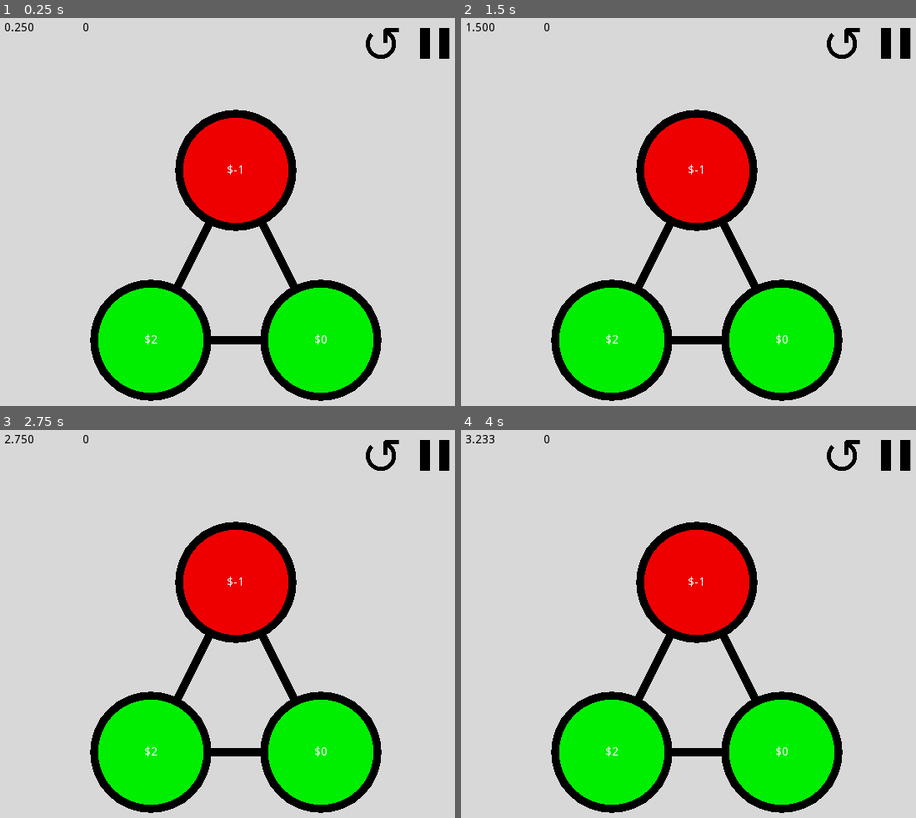
Above: before the commit, frames 1-4 (two rows, left to right).
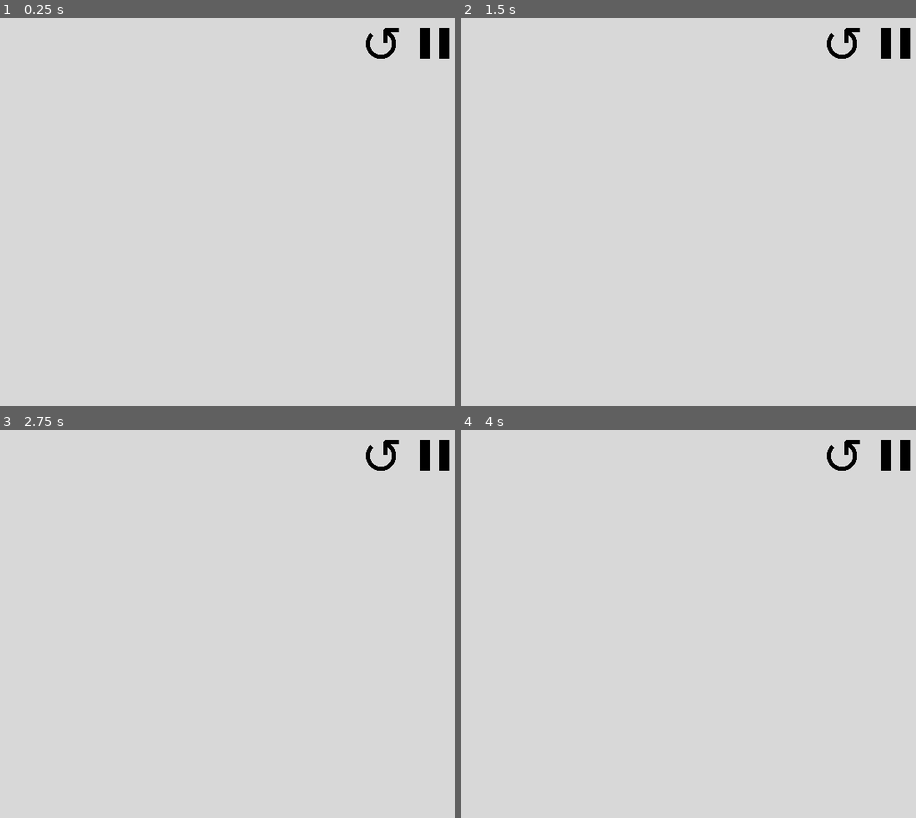
Above: after the commit, the same moments.

Repository: Inglo-Games/dollar-shuffle
Game: Godot game, scene res://scenes/game.tscn
The game is run twice, just before and just after one commit, with the same random seed, the same clock (stepped at 60 frames per second) and the same inputs. This scene is started directly instead of the project's main scene.
Inputs (mouse positions are in pixels of both pictures, inside the frame that each line leads up to):
- Up to frame 1 (0.25 s): no input
- Up to frame 2 (1.5 s): click (843, 45) at 0.5 s; click (843, 45) at 1.25 s
- Up to frame 3 (2.75 s): click (382, 457) at 2 s
- Up to frame 4 (4 s): click (897, 457) at 2.75 s; tap Enter at 3.5 s; move the mouse to (806, 643) at 3.52 s; click (806, 643) at 3.6 s

The runs differ from the first frame. In frame 1, 20% of the frame differs, in the area x 1-84%, y 1-99%; in frame 2, 20%; in frame 3, 20%; in frame 4, 20%.

Commit message:
Changing UI elements to use margin and anchor instead of set sizes

Diff:
--- a/scenes/game.tscn
+++ b/scenes/game.tscn
@@ -6,18 +6,28 @@
 [ext_resource path="res://assets/pause_btn.png" type="Texture" id=4]
 [ext_resource path="res://scripts/pause_btn.gd" type="Script" id=5]
 
-[node name="base" type="Node2D" index="0"]
+[node name="base" type="Control" index="0"]
 
+anchor_left = 0.0
+anchor_top = 0.0
+anchor_right = 1.0
+anchor_bottom = 1.0
+rect_min_size = Vector2( 300, 300 )
+rect_pivot_offset = Vector2( 0, 0 )
+rect_clip_content = false
+mouse_filter = 0
+mouse_default_cursor_shape = 0
+size_flags_horizontal = 1
+size_flags_vertical = 1
 script = ExtResource( 1 )
+_sections_unfolded = [ "Anchor", "Margin", "Rect" ]
 
 [node name="background" type="ColorRect" parent="." index="0"]
 
 anchor_left = 0.0
 anchor_top = 0.0
-anchor_right = 0.0
-anchor_bottom = 0.0
-margin_right = 600.0
-margin_bottom = 600.0
+anchor_right = 1.0
+anchor_bottom = 1.0
 rect_pivot_offset = Vector2( 0, 0 )
 rect_clip_content = false
 mouse_filter = 0
@@ -25,18 +35,19 @@
 size_flags_horizontal = 1
 size_flags_vertical = 1
 color = Color( 0.847656, 0.847656, 0.847656, 1 )
+_sections_unfolded = [ "Anchor", "Margin", "Rect" ]
 
 [node name="score" type="Label" parent="." index="1"]
 
 modulate = Color( 0, 0, 0, 1 )
 anchor_left = 0.0
 anchor_top = 0.0
-anchor_right = 0.0
-anchor_bottom = 0.0
+anchor_right = 1.0
+anchor_bottom = 1.0
 margin_left = 100.0
 margin_top = 20.0
-margin_right = 140.0
-margin_bottom = 34.0
+margin_right = -460.0
+margin_bottom = -566.0
 rect_pivot_offset = Vector2( 0, 0 )
 rect_clip_content = false
 mouse_filter = 2
@@ -47,19 +58,19 @@
 percent_visible = 1.0
 lines_skipped = 0
 max_lines_visible = -1
-_sections_unfolded = [ "Rect", "Visibility" ]
+_sections_unfolded = [ "Anchor", "Margin", "Rect", "Visibility" ]
 
 [node name="timer" type="Label" parent="." index="2"]
 
 modulate = Color( 0, 0, 0, 1 )
 anchor_left = 0.0
 anchor_top = 0.0
-anchor_right = 0.0
-anchor_bottom = 0.0
+anchor_right = 1.0
+anchor_bottom = 1.0
 margin_left = 20.0
 margin_top = 20.0
-margin_right = 60.0
-margin_bottom = 34.0
+margin_right = -540.0
+margin_bottom = -566.0
 rect_pivot_offset = Vector2( 0, 0 )
 rect_clip_content = false
 mouse_filter = 2
@@ -70,18 +81,18 @@
 percent_visible = 1.0
 lines_skipped = 0
 max_lines_visible = -1
-_sections_unfolded = [ "Visibility", "custom_colors", "custom_constants", "custom_fonts", "custom_styles" ]
+_sections_unfolded = [ "Anchor", "Margin", "Visibility", "custom_colors", "custom_constants", "custom_fonts", "custom_styles" ]
 
 [node name="undo_btn" type="TextureButton" parent="." index="3"]
 
 anchor_left = 0.0
 anchor_top = 0.0
-anchor_right = 0.0
-anchor_bottom = 0.0
+anchor_right = 1.0
+anchor_bottom = 1.0
 margin_left = 450.0
 margin_top = 20.0
-margin_right = 962.0
-margin_bottom = 532.0
+margin_right = 362.0
+margin_bottom = -68.0
 rect_scale = Vector2( 0.1, 0.1 )
 rect_pivot_offset = Vector2( 0, 0 )
 rect_clip_content = false
@@ -96,19 +107,19 @@
 group = null
 texture_normal = ExtResource( 2 )
 script = ExtResource( 3 )
-_sections_unfolded = [ "Pause", "Rect", "Textures", "Transform", "Visibility", "Z Index" ]
+_sections_unfolded = [ "Anchor", "Margin", "Pause", "Rect", "Textures", "Transform", "Visibility", "Z Index" ]
 
 [node name="pause_btn" type="TextureButton" parent="." index="4"]
 
 pause_mode = 2
 anchor_left = 0.0
 anchor_top = 0.0
-anchor_right = 0.0
-anchor_bottom = 0.0
+anchor_right = 1.0
+anchor_bottom = 1.0
 margin_left = 518.0
 margin_top = 25.0
-margin_right = 1030.0
-margin_bottom = 537.0
+margin_right = 430.0
+margin_bottom = -63.0
 rect_scale = Vector2( 0.08, 0.08 )
 rect_pivot_offset = Vector2( 0, 0 )
 rect_clip_content = false
@@ -123,4 +134,4 @@
 group = null
 texture_normal = ExtResource( 4 )
 script = ExtResource( 5 )
-_sections_unfolded = [ "Pause", "Rect", "Textures", "Transform" ]
+_sections_unfolded = [ "Anchor", "Margin", "Pause", "Rect", "Textures", "Transform" ]
--- a/scenes/lvl_menu.tscn
+++ b/scenes/lvl_menu.tscn
@@ -3,14 +3,13 @@
 [ext_resource path="res://scripts/level_menu.gd" type="Script" id=1]
 [ext_resource path="res://assets/back_btn.png" type="Texture" id=2]
 
-[node name="base" type="Control"]
+[node name="base" type="Control" index="0"]
 
 anchor_left = 0.0
 anchor_top = 0.0
-anchor_right = 0.0
-anchor_bottom = 0.0
-margin_right = 40.0
-margin_bottom = 40.0
+anchor_right = 1.0
+anchor_bottom = 1.0
+rect_min_size = Vector2( 300, 300 )
 rect_pivot_offset = Vector2( 0, 0 )
 rect_clip_content = false
 mouse_filter = 0
@@ -18,15 +17,14 @@
 size_flags_horizontal = 1
 size_flags_vertical = 1
 script = ExtResource( 1 )
+_sections_unfolded = [ "Anchor", "Margin", "Rect" ]
 
 [node name="background" type="ColorRect" parent="." index="0"]
 
 anchor_left = 0.0
 anchor_top = 0.0
-anchor_right = 0.0
-anchor_bottom = 0.0
-margin_right = 600.0
-margin_bottom = 600.0
+anchor_right = 1.0
+anchor_bottom = 1.0
 rect_pivot_offset = Vector2( 0, 0 )
 rect_clip_content = false
 mouse_filter = 0
@@ -34,18 +32,18 @@
 size_flags_horizontal = 1
 size_flags_vertical = 1
 color = Color( 0.847059, 0.847059, 0.847059, 1 )
-_sections_unfolded = [ "Rect" ]
+_sections_unfolded = [ "Anchor", "Margin", "Rect" ]
 
 [node name="back_btn" type="TextureButton" parent="." index="1"]
 
 anchor_left = 0.0
 anchor_top = 0.0
-anchor_right = 0.0
-anchor_bottom = 0.0
+anchor_right = 1.0
+anchor_bottom = 1.0
 margin_left = 24.0
 margin_top = 24.0
-margin_right = 536.0
-margin_bottom = 536.0
+margin_right = -64.0
+margin_bottom = -64.0
 rect_scale = Vector2( 0.12, 0.12 )
 rect_pivot_offset = Vector2( 0, 0 )
 rect_clip_content = false
@@ -59,18 +57,18 @@
 shortcut = null
 group = null
 texture_normal = ExtResource( 2 )
-_sections_unfolded = [ "Rect", "Textures" ]
+_sections_unfolded = [ "Anchor", "Grow Direction", "Margin", "Rect", "Textures" ]
 
 [node name="lvl_list" type="ItemList" parent="." index="2"]
 
 anchor_left = 0.0
 anchor_top = 0.0
-anchor_right = 0.0
-anchor_bottom = 0.0
+anchor_right = 1.0
+anchor_bottom = 1.0
 margin_left = 150.0
 margin_top = 45.0
-margin_right = 450.0
-margin_bottom = 555.0
+margin_right = -150.0
+margin_bottom = -45.0
 rect_pivot_offset = Vector2( 0, 0 )
 rect_clip_content = true
 focus_mode = 2
--- a/scenes/main_menu.tscn
+++ b/scenes/main_menu.tscn
@@ -2,18 +2,28 @@
 
 [ext_resource path="res://scripts/main_menu.gd" type="Script" id=1]
 
-[node name="base" type="Node2D" index="0"]
-
-script = ExtResource( 1 )
-
-[node name="ColorRect" type="ColorRect" parent="." index="0"]
+[node name="base" type="Control" index="0"]
 
 anchor_left = 0.0
 anchor_top = 0.0
-anchor_right = 0.0
-anchor_bottom = 0.0
-margin_right = 600.0
-margin_bottom = 600.0
+anchor_right = 1.0
+anchor_bottom = 1.0
+rect_min_size = Vector2( 300, 300 )
+rect_pivot_offset = Vector2( 0, 0 )
+rect_clip_content = false
+mouse_filter = 0
+mouse_default_cursor_shape = 0
+size_flags_horizontal = 1
+size_flags_vertical = 1
+script = ExtResource( 1 )
+_sections_unfolded = [ "Anchor", "Grow Direction", "Margin", "Rect" ]
+
+[node name="background" type="ColorRect" parent="." index="0"]
+
+anchor_left = 0.0
+anchor_top = 0.0
+anchor_right = 1.0
+anchor_bottom = 1.0
 rect_pivot_offset = Vector2( 0, 0 )
 rect_clip_content = false
 mouse_filter = 0
@@ -21,18 +31,18 @@
 size_flags_horizontal = 1
 size_flags_vertical = 1
 color = Color( 0.847059, 0.847059, 0.847059, 1 )
-_sections_unfolded = [ "Hint", "Rect" ]
+_sections_unfolded = [ "Anchor", "Grow Direction", "Hint", "Margin", "Rect" ]
 
 [node name="menu_container" type="VBoxContainer" parent="." index="1"]
 
 anchor_left = 0.0
 anchor_top = 0.0
-anchor_right = 0.0
-anchor_bottom = 0.0
+anchor_right = 1.0
+anchor_bottom = 1.0
 margin_left = 150.0
 margin_top = 45.0
-margin_right = 450.0
-margin_bottom = 555.0
+margin_right = -150.0
+margin_bottom = -45.0
 rect_pivot_offset = Vector2( 0, 0 )
 rect_clip_content = false
 mouse_filter = 1
@@ -41,7 +51,7 @@
 size_flags_vertical = 1
 custom_constants/separation = 50
 alignment = 1
-_sections_unfolded = [ "Focus", "Hint", "custom_constants" ]
+_sections_unfolded = [ "Anchor", "Focus", "Hint", "Margin", "Rect", "custom_constants" ]
 
 [node name="cont_button" type="Button" parent="menu_container" index="0"]
 
--- a/scenes/opts_menu.tscn
+++ b/scenes/opts_menu.tscn
@@ -7,8 +7,9 @@
 
 anchor_left = 0.0
 anchor_top = 0.0
-anchor_right = 0.0
-anchor_bottom = 0.0
+anchor_right = 1.0
+anchor_bottom = 1.0
+rect_min_size = Vector2( 300, 300 )
 rect_pivot_offset = Vector2( 0, 0 )
 rect_clip_content = false
 mouse_filter = 0
@@ -16,16 +17,14 @@
 size_flags_horizontal = 1
 size_flags_vertical = 1
 script = ExtResource( 1 )
-_sections_unfolded = [ "Pause" ]
+_sections_unfolded = [ "Anchor", "Grow Direction", "Margin", "Pause", "Rect" ]
 
 [node name="background" type="ColorRect" parent="." index="0"]
 
 anchor_left = 0.0
 anchor_top = 0.0
-anchor_right = 0.0
-anchor_bottom = 0.0
-margin_right = 600.0
-margin_bottom = 600.0
+anchor_right = 1.0
+anchor_bottom = 1.0
 rect_pivot_offset = Vector2( 0, 0 )
 rect_clip_content = false
 mouse_filter = 0
@@ -33,18 +32,18 @@
 size_flags_horizontal = 1
 size_flags_vertical = 1
 color = Color( 0.730469, 0.730469, 0.730469, 1 )
-_sections_unfolded = [ "Rect" ]
+_sections_unfolded = [ "Anchor", "Grow Direction", "Margin", "Rect" ]
 
 [node name="back_btn" type="TextureButton" parent="." index="1"]
 
 anchor_left = 0.0
 anchor_top = 0.0
-anchor_right = 0.0
-anchor_bottom = 0.0
+anchor_right = 1.0
+anchor_bottom = 1.0
 margin_left = 24.0
 margin_top = 24.0
-margin_right = 536.0
-margin_bottom = 536.0
+margin_right = -64.0
+margin_bottom = -64.0
 rect_scale = Vector2( 0.12, 0.12 )
 rect_pivot_offset = Vector2( 0, 0 )
 rect_clip_content = false
@@ -58,18 +57,18 @@
 shortcut = null
 group = null
 texture_normal = ExtResource( 2 )
-_sections_unfolded = [ "Rect", "Textures" ]
+_sections_unfolded = [ "Anchor", "Margin", "Rect", "Textures" ]
 
 [node name="opts_menu_container" type="VBoxContainer" parent="." index="2"]
 
 anchor_left = 0.0
 anchor_top = 0.0
-anchor_right = 0.0
-anchor_bottom = 0.0
+anchor_right = 1.0
+anchor_bottom = 1.0
 margin_left = 150.0
 margin_top = 45.0
-margin_right = 450.0
-margin_bottom = 555.0
+margin_right = -150.0
+margin_bottom = -45.0
 rect_min_size = Vector2( 100, 250 )
 rect_pivot_offset = Vector2( 0, 0 )
 rect_clip_content = false
@@ -79,7 +78,7 @@
 size_flags_vertical = 1
 custom_constants/separation = 50
 alignment = 1
-_sections_unfolded = [ "Rect", "custom_constants" ]
+_sections_unfolded = [ "Anchor", "Margin", "Rect", "custom_constants" ]
 
 [node name="difficulty_selector" type="OptionButton" parent="opts_menu_container" index="0"]
 
